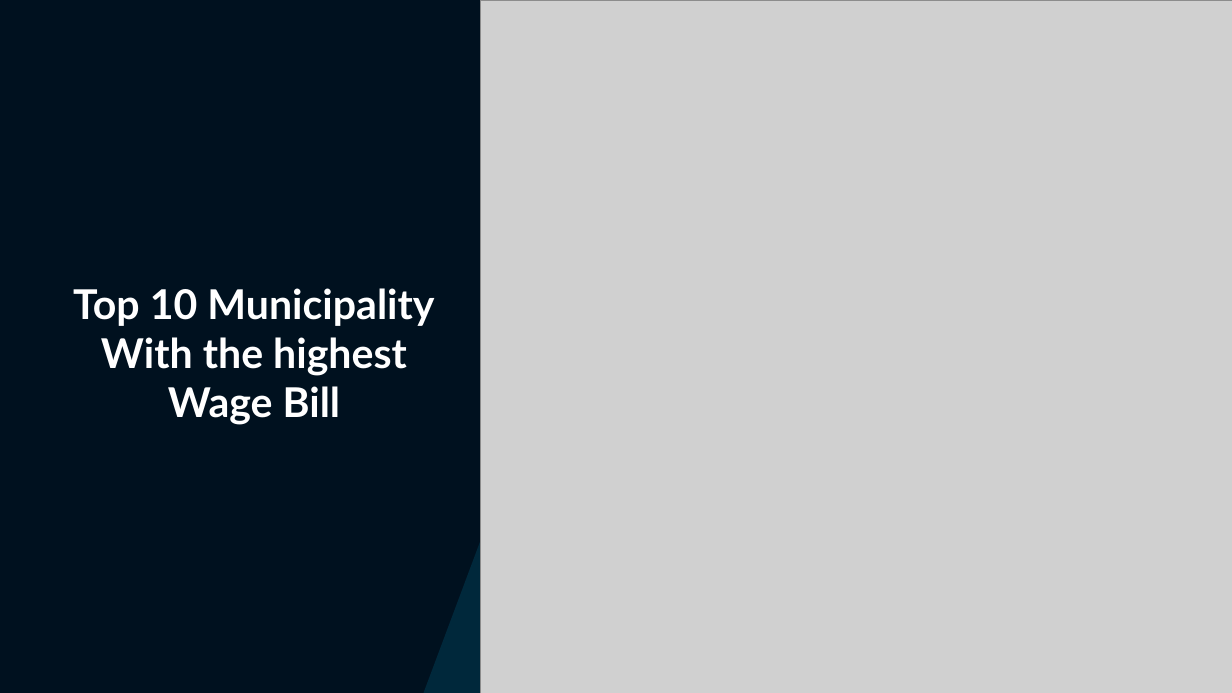
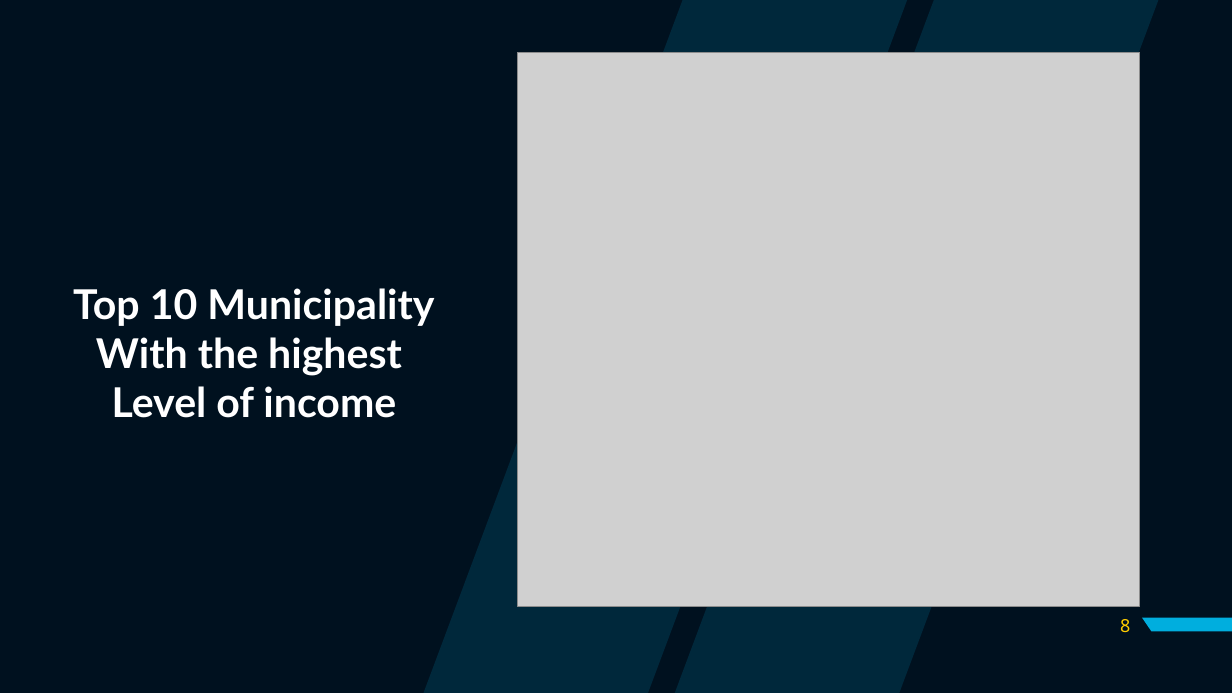
Before and after one commit to Ldave01/Best_Place_For_Business, a slide deck: slide 8 of Analyzing Business Location in Haiti.pptx (slide 10 before the commit). Drawn at 1232x693 pixels with LibreOffice and Linux fonts; fonts in the diff are those of the drawing; grey boxes stand for pictures. Boxes give left, top, right and bottom in pixels: in the first picture for what was removed or moved away, otherwise in the second. Text is boxed around its words. In the diff, an @@ line names an element or a change of style, - is before the commit and + after.

```diff
--- a/Analyzing Business Location in Haiti.pptx
+++ b/Analyzing Business Location in Haiti.pptx
@@ picture resized from (x1=481, y1=0, x2=1232, y2=693) to (x1=518, y1=52, x2=1141, y2=606) @@
@@ text at (x1=96, y1=337, x2=402, y2=418): text changed @@
-With the highest Wage Bill
+With the highest
+Level of income
@@ page number added at (x1=1120, y1=619, x2=1130, y2=632), 14 pt, text #FFCD00 @@
+8
@@ freeform shape added at (x1=1141, y1=616, x2=1232, y2=631), fill #00AEDE @@
```
Also in this commit, not shown: 8 other slides changed, 3 slides added, 7 slides removed.
